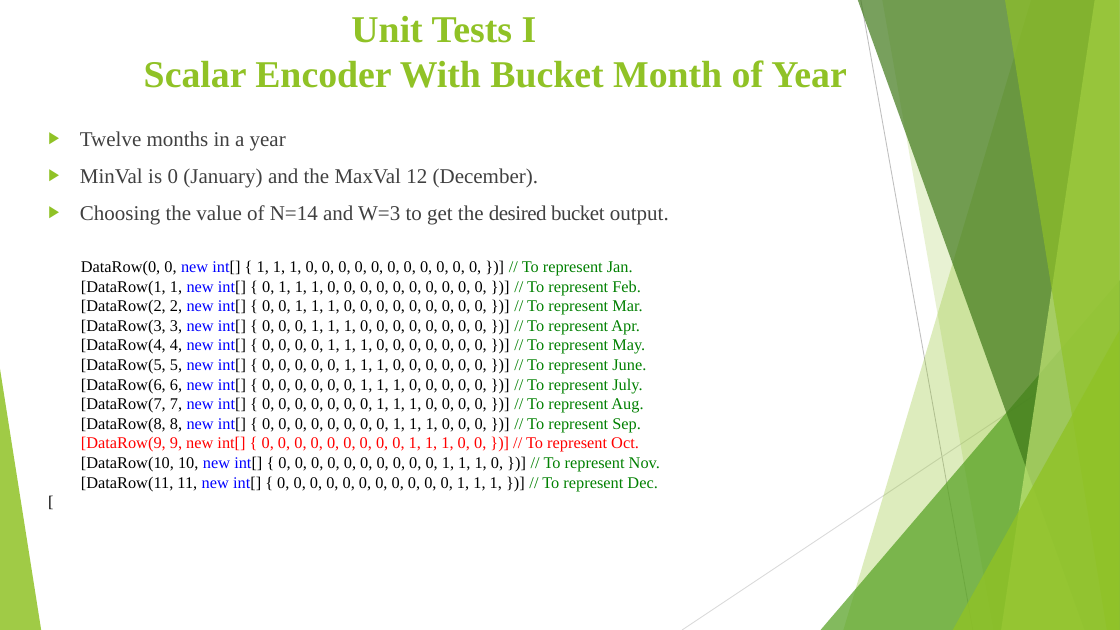
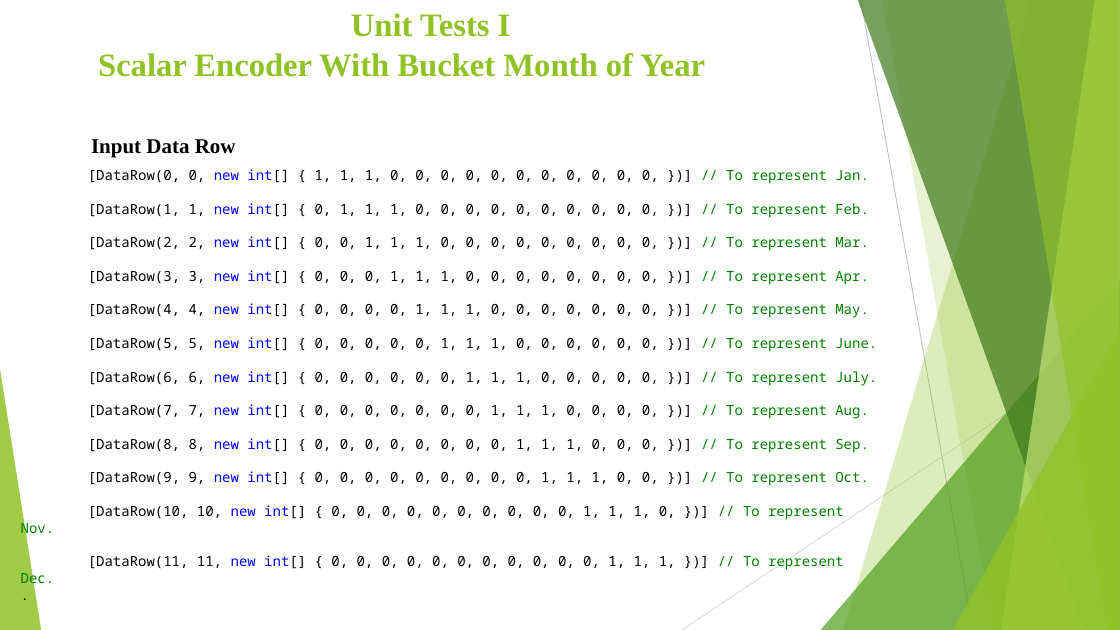
Before and after one commit to AqibJaved123/neocortexapi_Team_ScalarEncoder, a slide deck: slide 6 of source/Team_ScalarEcoder_Documentation/Scalar Encoder with Buckets (1).pptx (slide 5 before the commit). Drawn at 1120x630 pixels with LibreOffice and Linux fonts; fonts in the diff are those of the drawing. Boxes give left, top, right and bottom in pixels: in the first picture for what was removed or moved away, otherwise in the second. Text is boxed around its words. In the diff, an @@ line names an element or a change of style, - is before the commit and + after.

```diff
--- a/source/Team_ScalarEcoder_Documentation/Scalar Encoder with Buckets (1).pptx
+++ b/source/Team_ScalarEcoder_Documentation/Scalar Encoder with Buckets (1).pptx
@@ title "Unit Tests I Scalar Encoder ...": place and size @@
-title "Unit Tests I Scalar Encoder ..." at (144,16,847,88)
+title "Unit Tests I Scalar Encoder ..." at (98,13,705,77)
@@ title "Unit Tests I Scalar Encoder ..." at (98,13,705,77): size 32.4 to 28 pt @@
@@ text removed at (80,131,669,225) @@
-▶ Twelve months in a year
-▶ MinVal is 0 (January) and the MaxVal 12 (December).
-▶ Choosing the value of N=14 and W=3 to get the desired bucket output.
@@ text added at (91,139,236,158), 18 pt, text #000000, bold @@
+Input Data Row
@@ text at (88,169,877,570): text changed; size 14 to 12 pt; font Times New Roman to Noto Sans Mono @@
-[
+.
@@ text "[DataRow(0, 0, new int[] { ...": place and size @@
-text "[DataRow(0, 0, new int[] { ..." at (81,260,660,492)
+text "[DataRow(0, 0, new int[] { ..." at (88,169,877,570)
@@ text at (88,169,869,184): text changed; size 14 to 12 pt; font Times New Roman to Noto Sans Mono @@
-DataRow(0, 0, new int[] { 1, 1, 1, 0, 0, 0, 0, 0, 0, 0, 0, 0, 0, 0, })] // To represent Jan.
+[DataRow(0, 0, new int[] { 1, 1, 1, 0, 0, 0, 0, 0, 0, 0, 0, 0, 0, 0, })] // To represent Jan.
@@ text at (88,203,877,570): size 14 to 12 pt, font Times New Roman to Noto Sans Mono; text colour #FF0000 to #000000 in "[DataRow(9, 9, int[] { 0, 0, 0, ..."; text colour #FF0000 to #0000FF in "new int[]"; text colour #FF0000 to #008000 in "// To represent Oct." @@
```
Also in this commit, not shown: 3 other slides changed, 16 slides added, 20 slides removed.
